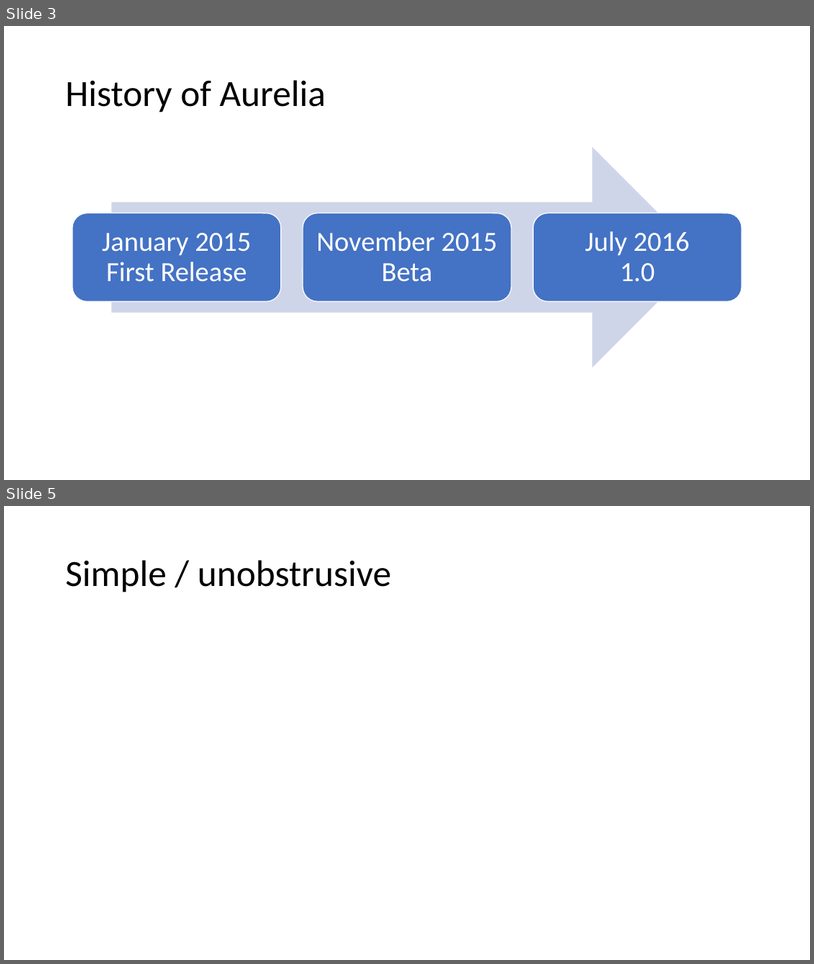
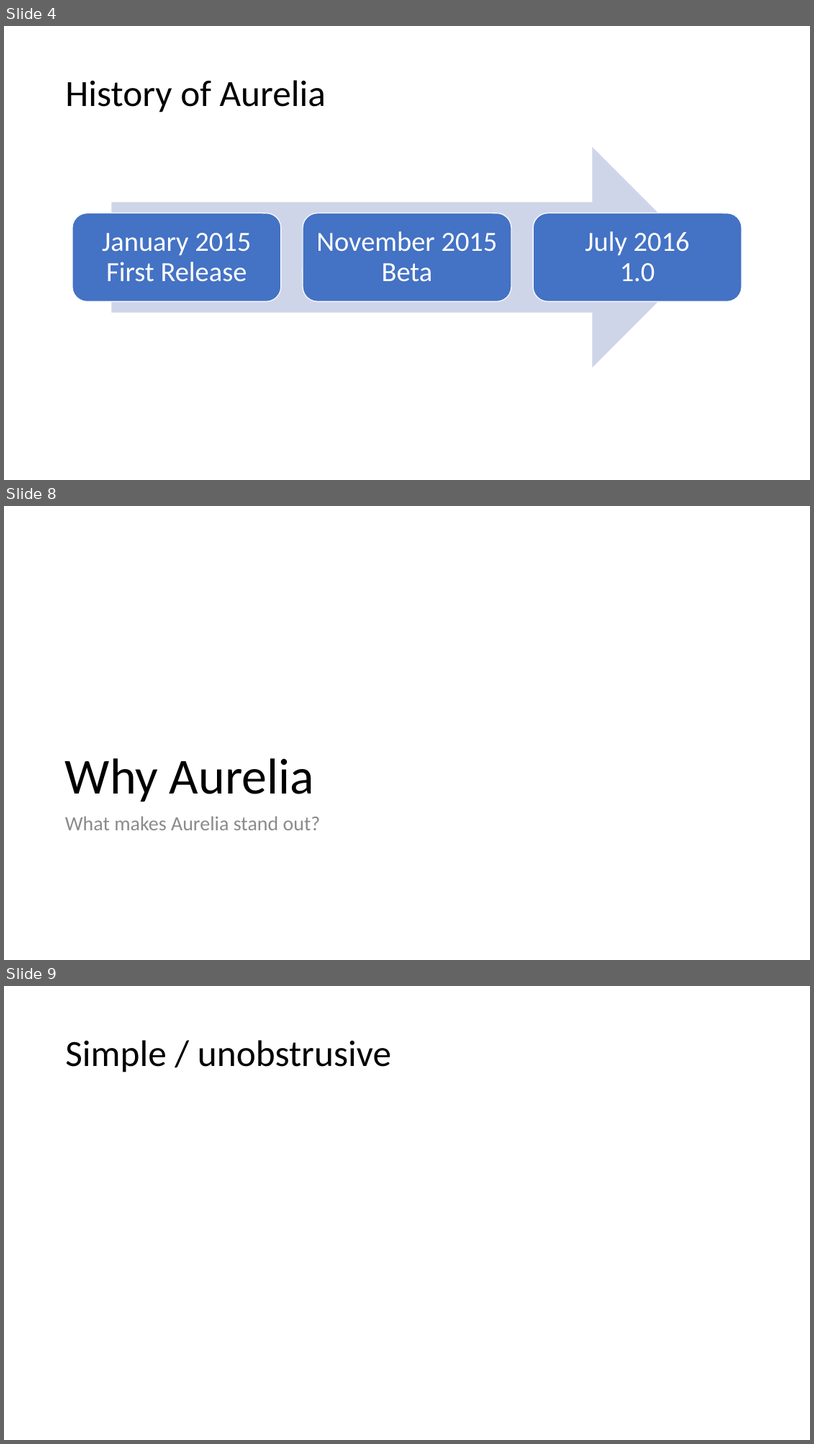
Before and after one commit to vuorinem/ADNUGTalk, a slide deck: Aurelia.pptm. Shown one above the other, each under a label of ours: slides 3 and 5 before the commit, slides 4, 8 and 9 after it; the slides between them are not shown. The pictures are 814x964 and 814x1444 pixels, drawn with LibreOffice and Linux fonts; fonts in the diff are those of the drawing. Boxes give left, top, right and bottom in pixels: in the first picture for what was removed or moved away, otherwise in the second. Text is boxed around its words. In the diff, an @@ line names an element or a change of style, - is before the commit and + after.

```diff
--- a/Aurelia.pptm
+++ b/Aurelia.pptm
@@ slide 8 added at bbox=[4, 506, 810, 960], background #FFFFFF @@
@@ title added at bbox=[65, 758, 314, 802], 60 pt, text #000000 @@
+Why Aurelia
@@ text added at bbox=[65, 816, 321, 830], 24 pt, text #8C8C8C @@
+What makes Aurelia stand out?
@@ what was slide 3 is now slide 4 @@
@@ what was slide 5 is now slide 9 @@
```
Also in this commit, not shown: 3 slides changed, 12 other slides added, 1 slide removed.
